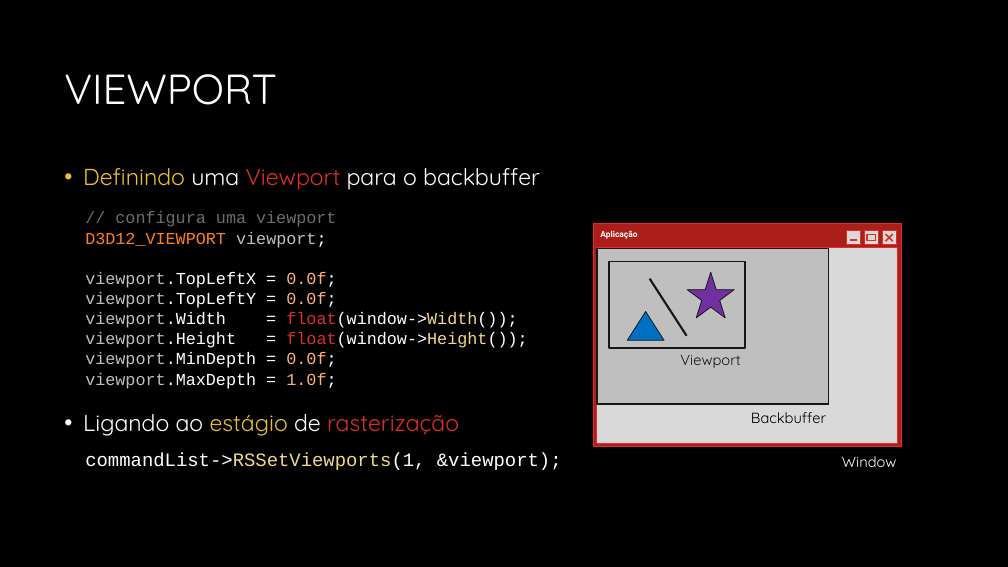
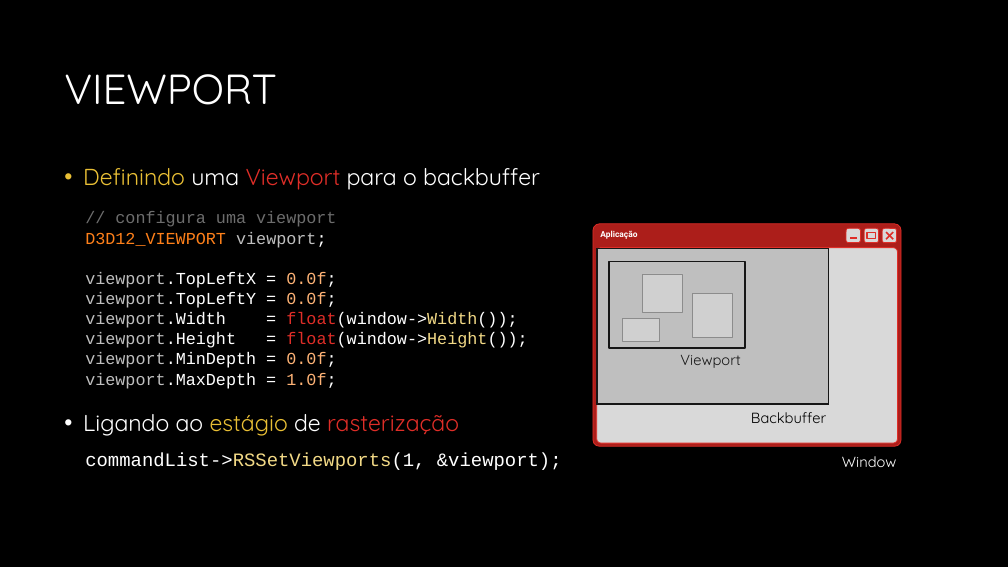
Before and after one commit to JudsonSS/CG, a slide deck: slide 24 of Slides/06. Inicialização do Direct3D.pptx (slide 21 before the commit). Drawn at 1008x567 pixels with LibreOffice and Linux fonts; fonts in the diff are those of the drawing; grey boxes stand for pictures; background and template pictures are left out. Boxes give left, top, right and bottom in pixels: in the first picture for what was removed or moved away, otherwise in the second. Text is boxed around its words. In the diff, an @@ line names an element or a change of style, - is before the commit and + after.

```diff
--- a/Slides/06. Inicialização do Direct3D.pptx
+++ b/Slides/06. Inicialização do Direct3D.pptx
@@ rectangle to rounded rectangle in 5 elements at (593,224,901,446), (597,248,898,444), (882,228,897,243), (864,228,879,243), (846,228,861,243) @@
@@ picture added at (643,274,683,312) @@
@@ line removed from (650, 279) to (687, 336) @@
@@ star removed at (687,272,734,318) @@
@@ picture added at (693,293,732,338) @@
@@ picture added at (622,318,659,342) @@
@@ triangle removed at (628,312,665,340) @@
```
Also in this commit, not shown: 13 other slides changed, 3 slides added.
